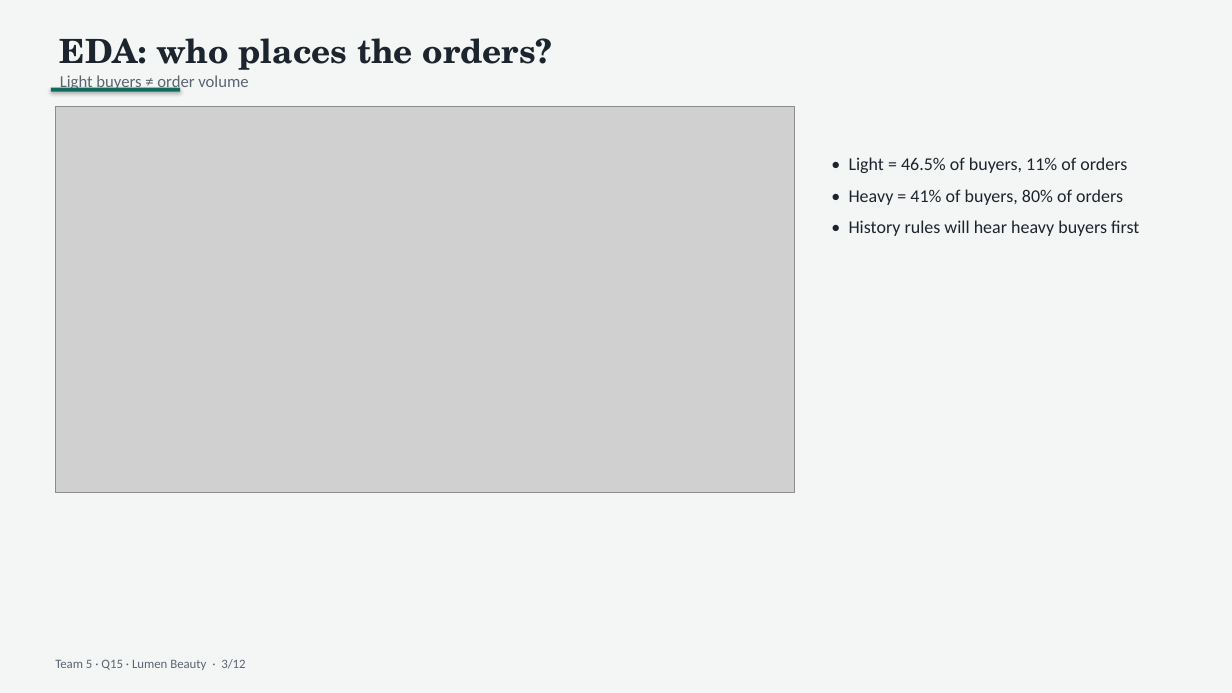
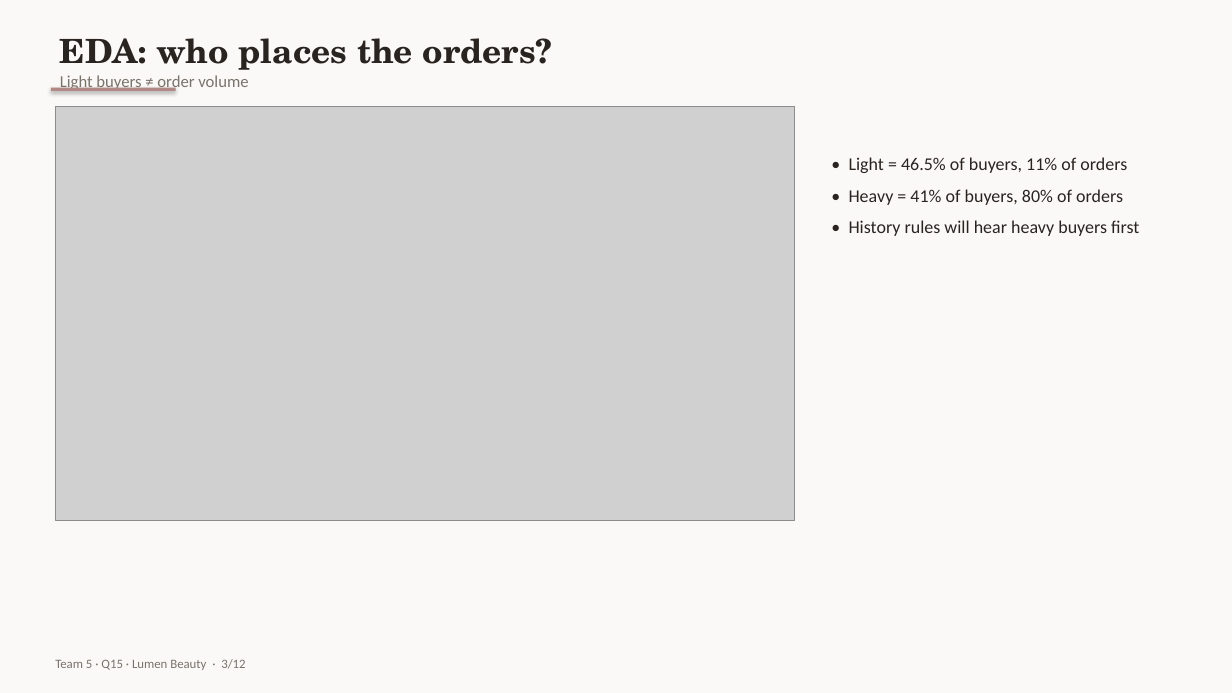
Before and after one commit to N1Rizhka/New-Media-Technology-and-Analytics---Final-Project, a slide deck: slide 3 of deliverables/Team5_Q15_pitch.pptx. Drawn at 1232x693 pixels with LibreOffice and Linux fonts; fonts in the diff are those of the drawing; grey boxes stand for pictures. Boxes give left, top, right and bottom in pixels: in the first picture for what was removed or moved away, otherwise in the second. Text is boxed around its words. In the diff, an @@ line names an element or a change of style, - is before the commit and + after.

```diff
--- a/deliverables/Team5_Q15_pitch.pptx
+++ b/deliverables/Team5_Q15_pitch.pptx
@@ rectangle at [0,0,1232,693]: fill #F4F6F5 to #FBF9F7 @@
@@ text "EDA: who places the orders?" at [60,38,553,91]: text colour #1C242E to #2A2421 in "EDA: who places the orders?"; text colour #5A6472 to #7A736C in "Light buyers ≠ order volume" @@
@@ rectangle: place and size @@
-rectangle at [51,88,180,91]
+rectangle at [51,88,176,91]
@@ rectangle at [51,88,176,91]: fill #0F6B5C to #B08984 @@
@@ picture: place and size @@
-picture at [55,106,795,493]
+picture at [55,106,795,521]
@@ text "Team 5 · Q15 · ..." at [55,659,245,670]: text colour #5A6472 to #7A736C @@
```
Also in this commit, not shown: 11 other slides changed, 16 other files.
